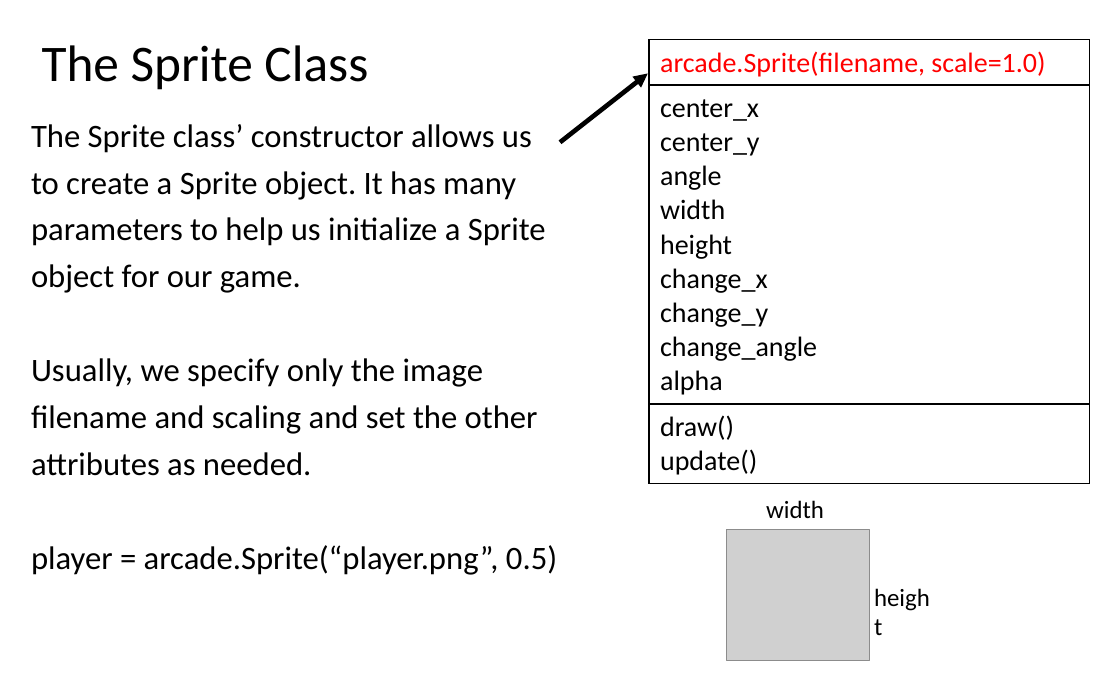
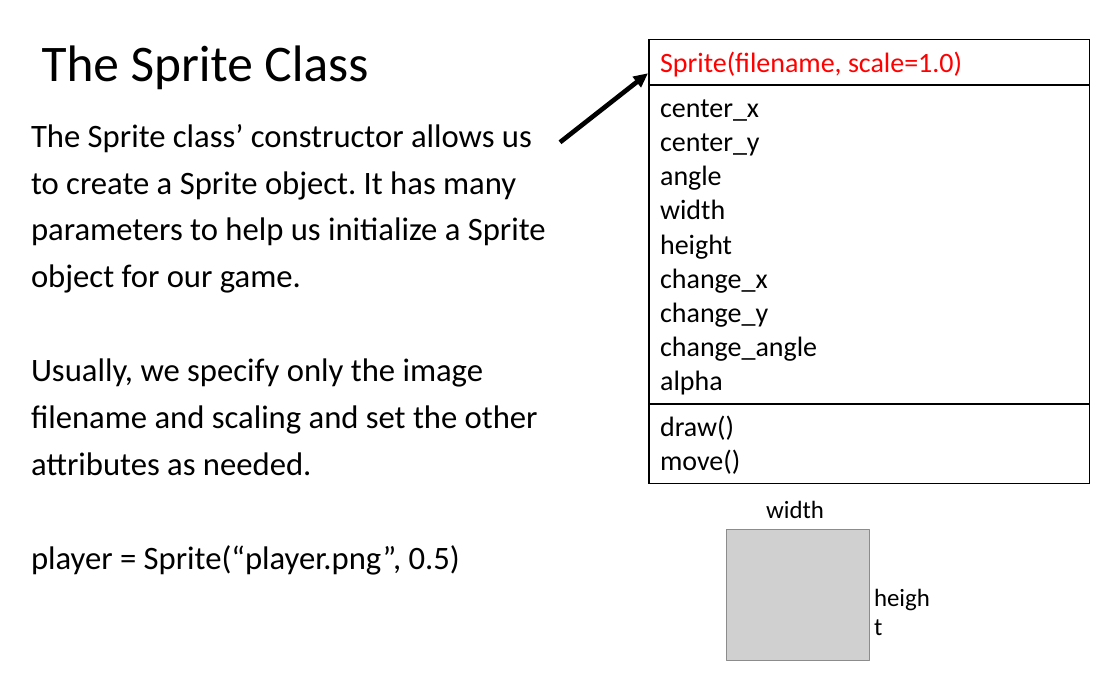
Before and after one commit to LongBaoNguyen/longbaonguyen.github.io, a slide deck: slide 4 of courses/apcsp/processing_arcade/processing3.pptx (slide 6 before the commit). Drawn at 1120x700 pixels with LibreOffice and Linux fonts; fonts in the diff are those of the drawing; grey boxes stand for pictures. Boxes give left, top, right and bottom in pixels: in the first picture for what was removed or moved away, otherwise in the second. Text is boxed around its words. In the diff, an @@ line names an element or a change of style, - is before the commit and + after.

```diff
--- a/courses/apcsp/processing_arcade/processing3.pptx
+++ b/courses/apcsp/processing_arcade/processing3.pptx
@@ table at (648,39,1090,478) @@
-row 1, column 1: arcade.Sprite(filename, scale=1.0)
+row 1, column 1: Sprite(filename, scale=1.0)
-row 3, column 1: draw() / update()
+row 3, column 1: draw() / move()
@@ text at (31,545,460,575): text changed @@
-player = arcade.Sprite(“player.png”, 0.5)
+player = Sprite(“player.png”, 0.5)
```
Also in this commit, not shown: 12 other slides changed, 1 slide added, 3 slides removed, 8 other files.
